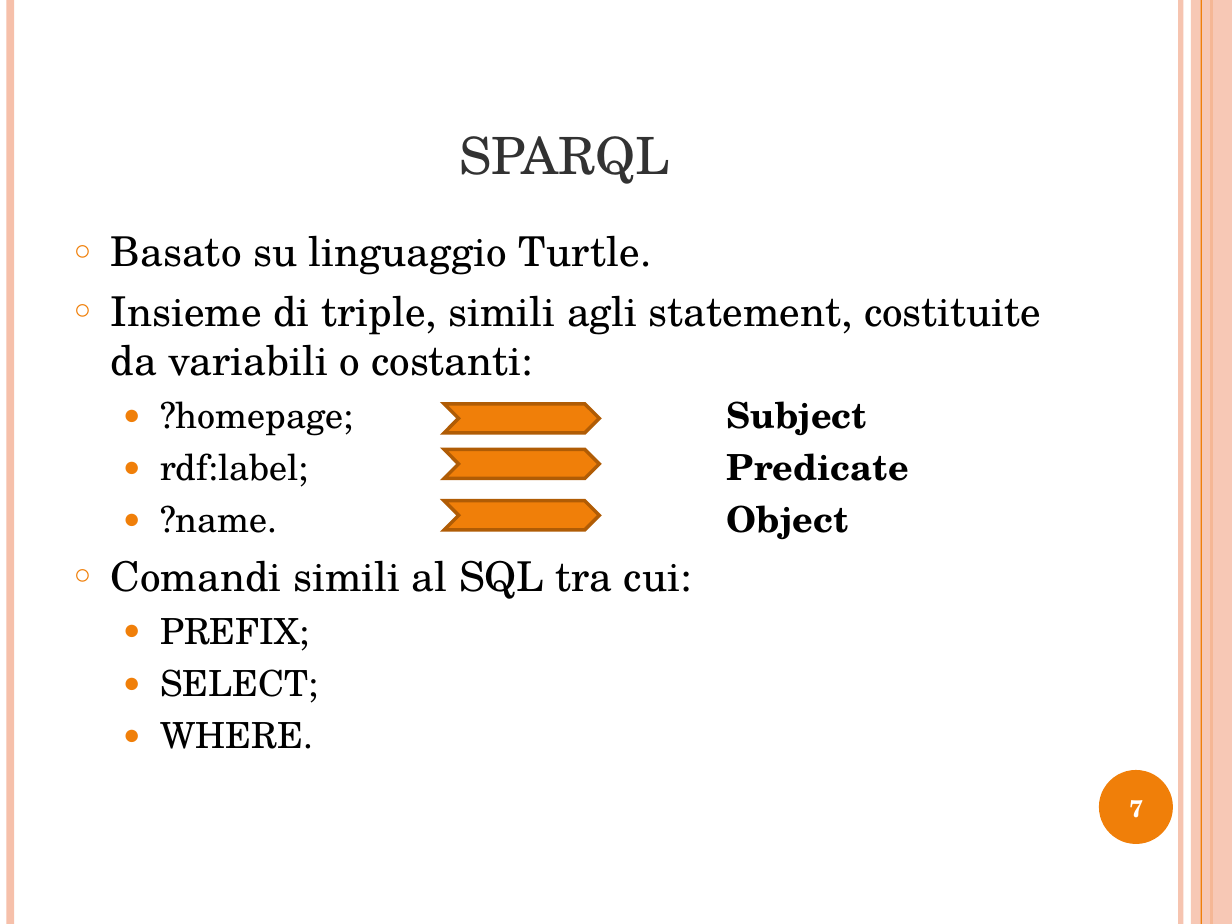
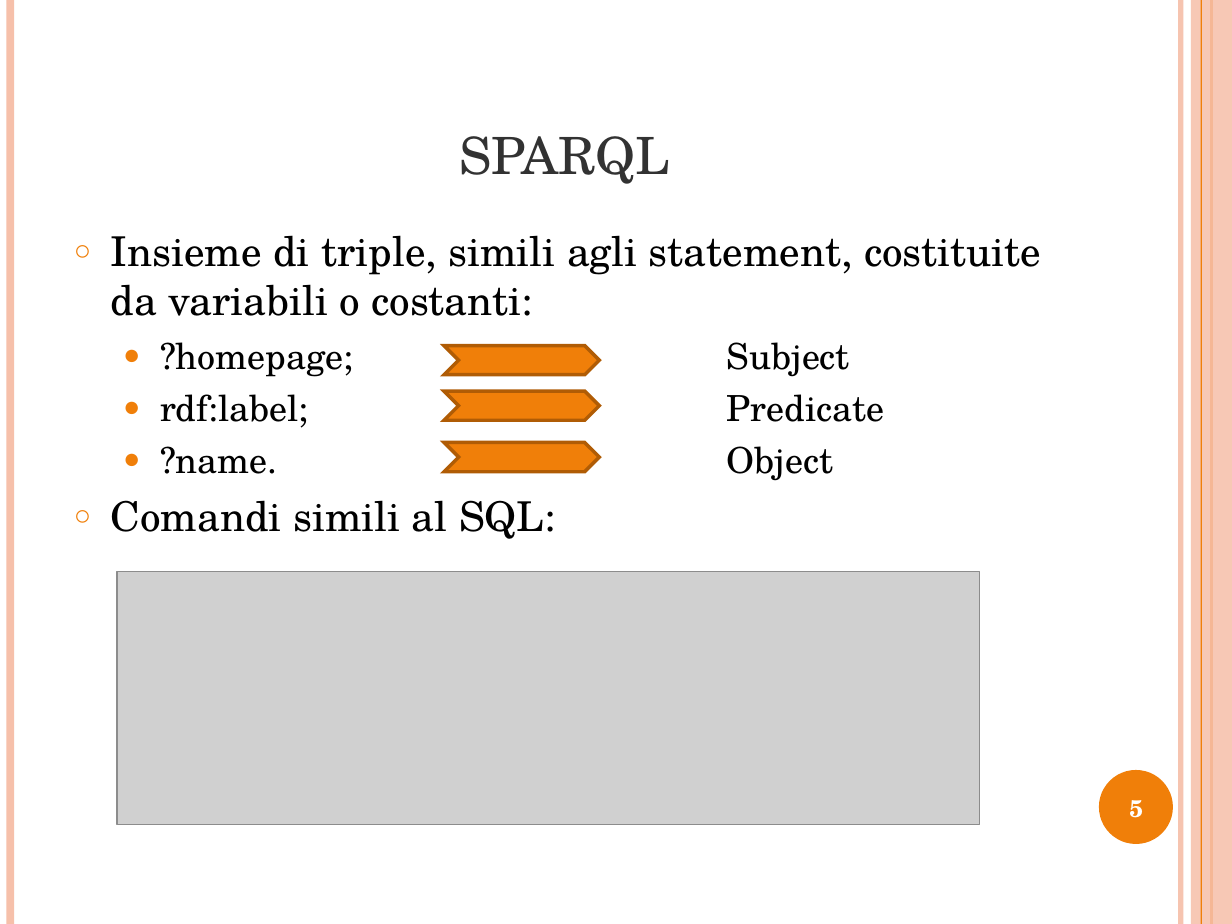
Before and after one commit to opendatahacklab/cityservices, a slide deck: slide 5 of thesis/Presentazione_Tesi.odp (slide 7 before the commit). Drawn at 1232x924 pixels with LibreOffice and Linux fonts; fonts in the diff are those of the drawing; grey boxes stand for pictures. Boxes give left, top, right and bottom in pixels: in the first picture for what was removed or moved away, otherwise in the second. Text is boxed around its words. In the diff, an @@ line names an element or a change of style, - is before the commit and + after.

```diff
--- a/thesis/Presentazione_Tesi.odp
+++ b/thesis/Presentazione_Tesi.odp
@@ text at (111,235,652,275): paragraph removed @@
-○ Basato su linguaggio Turtle.
@@ text at (160,342,353,474): bold off in "Subject", "Predicate", "Object" @@
@@ freeform shape: place and size @@
-freeform shape at (444,500,599,530)
+freeform shape at (444,346,599,376)
@@ freeform shape: place and size @@
-freeform shape at (444,404,599,434)
+freeform shape at (444,392,599,421)
@@ freeform shape: place and size @@
-freeform shape at (444,450,599,479)
+freeform shape at (444,442,599,472)
@@ text at (111,500,556,539): text changed @@
-○ Comandi simili al SQL tra cui:
-  ● PREFIX;
-  ● SELECT;
-  ● WHERE.
+○ Comandi simili al SQL:
@@ picture added at (117,572,979,824) @@
@@ page number at (1129,800,1143,818): text changed @@
-7
+5
```
Also in this commit, not shown: 2 other slides changed, 2 slides added.
